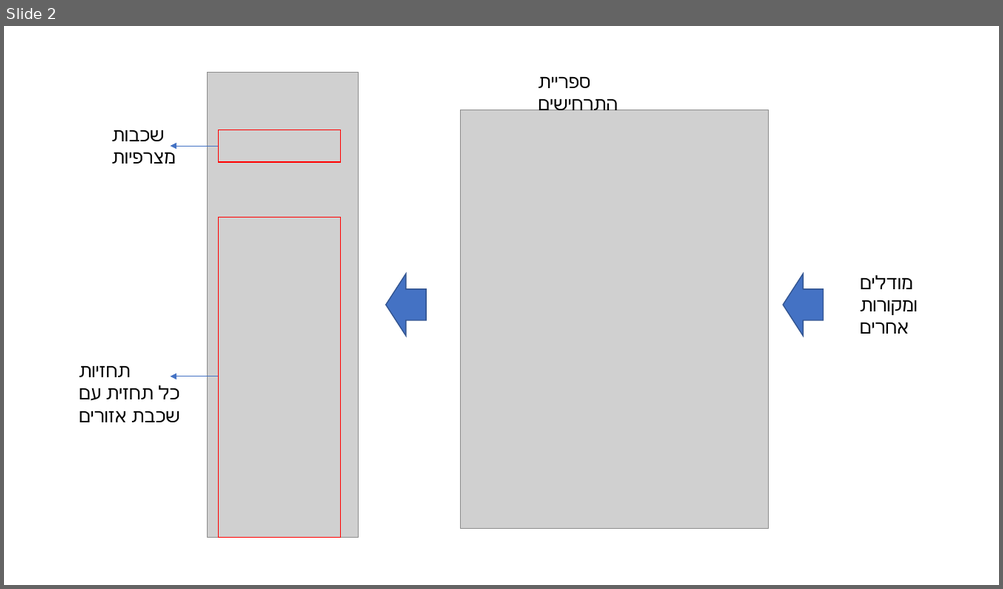
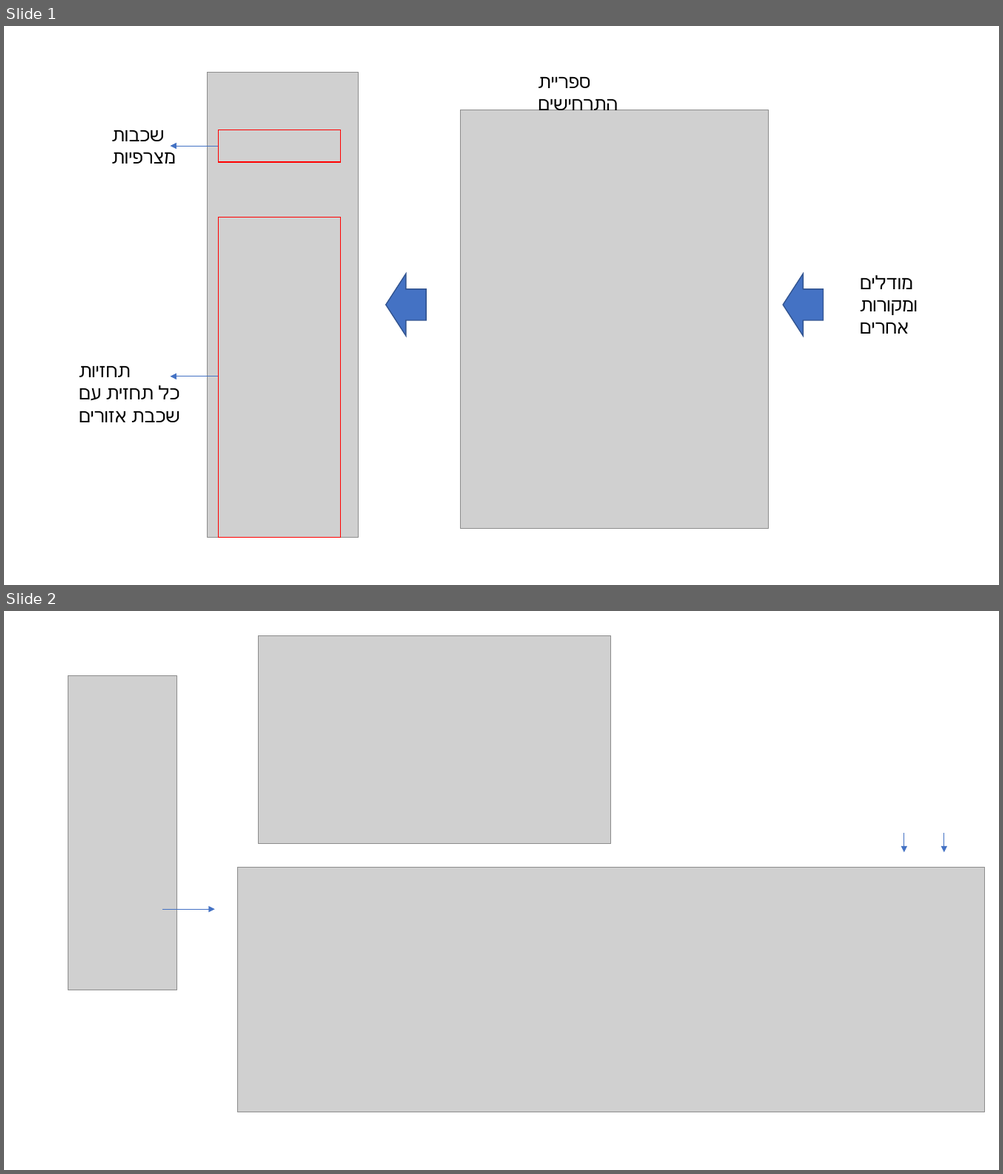
Before and after one commit to MOTRoundTables/ScenarioBank, a slide deck: doc/ScnLibApp.pptx. Shown one above the other, each under a label of ours: slide 2 before the commit, slides 1 and 2 after it. The pictures are 1003x589 and 1003x1174 pixels, drawn with LibreOffice and Linux fonts; fonts in the diff are those of the drawing; grey boxes stand for pictures. Boxes give left, top, right and bottom in pixels: in the first picture for what was removed or moved away, otherwise in the second. Text is boxed around its words. In the diff, an @@ line names an element or a change of style, - is before the commit and + after.

```diff
--- a/doc/ScnLibApp.pptx
+++ b/doc/ScnLibApp.pptx
@@ slide 2 added at (4,611,999,1170), background #FFFFFF @@
@@ picture added at (258,635,611,844) @@
@@ picture added at (68,676,176,990) @@
@@ arrow added from (904, 833) to (904, 853), #4472C4 0.5 pt @@
@@ arrow added from (944, 833) to (944, 853), #4472C4 0.5 pt @@
@@ picture added at (238,868,984,1113) @@
@@ arrow added from (162, 909) to (214, 909), #4472C4 0.5 pt @@
@@ what was slide 2 is now slide 1 @@
```
Also in this commit, not shown: 1 other file.
